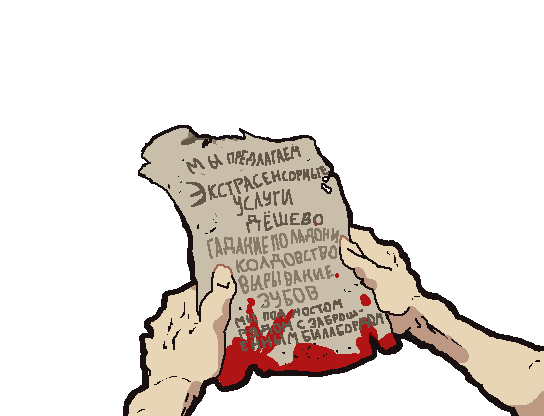
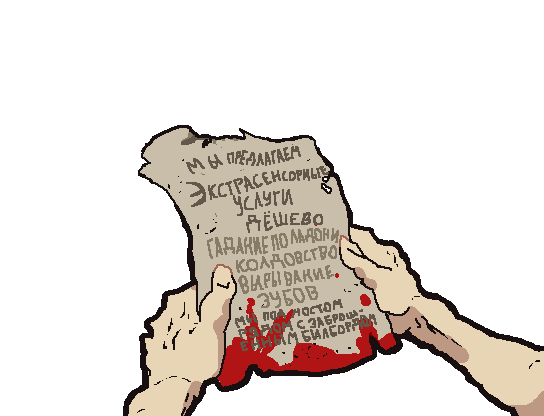
The second 544 x 416 image is a revision of the first. Changes to its layers:
painted on "Перевод" over [329, 313, 384, 337]
